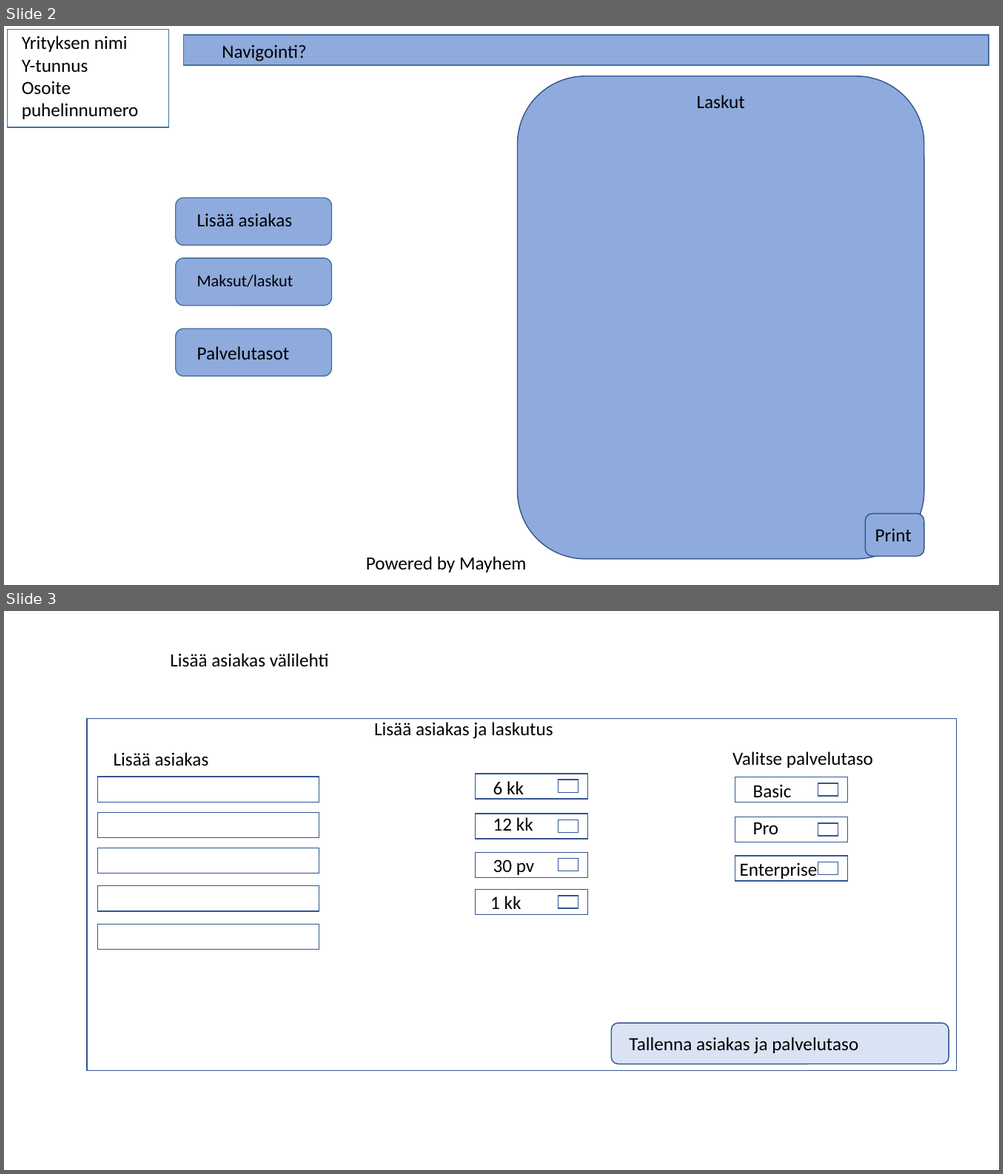
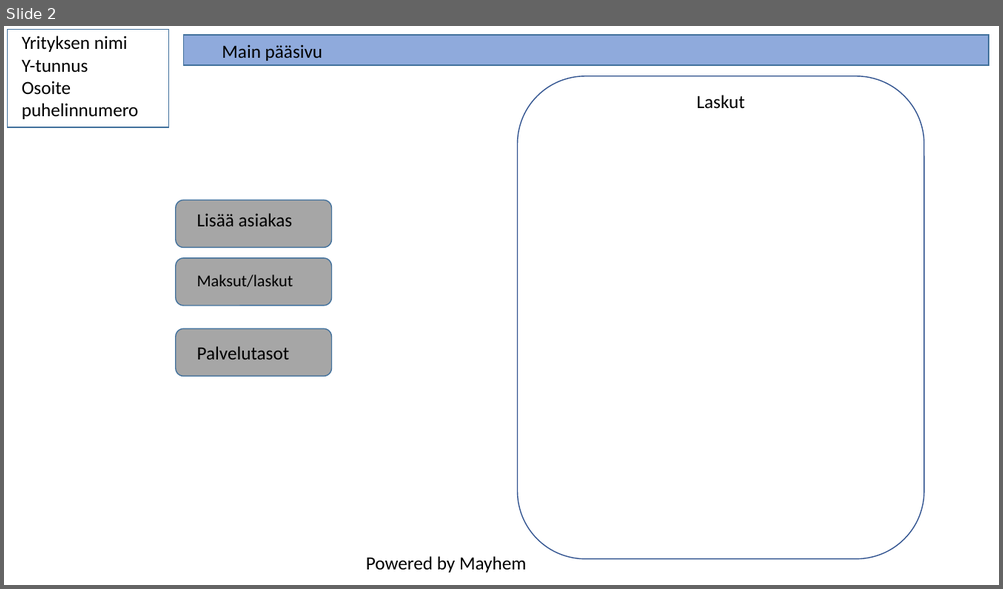
Before and after one commit to lepi313/Ohjelmistokehitysprojekti, a slide deck: Dokumentit/Visuaalinen suunnittelu.pptx. Shown one above the other, each under a label of ours: slides 2 and 3 before the commit, slide 2 after it. The pictures are 1003x1174 and 1003x589 pixels, drawn with LibreOffice and Linux fonts; fonts in the diff are those of the drawing. Boxes give left, top, right and bottom in pixels: in the first picture for what was removed or moved away, otherwise in the second. Text is boxed around its words. In the diff, an @@ line names an element or a change of style, - is before the commit and + after.

```diff
--- a/Dokumentit/Visuaalinen suunnittelu.pptx
+++ b/Dokumentit/Visuaalinen suunnittelu.pptx
@@ slide 3 removed at (x1=4, y1=611, x2=999, y2=1170), background #FFFFFF @@
@@ text removed at (x1=170, y1=653, x2=329, y2=667) @@
-Lisää asiakas välilehti
@@ rectangle removed at (x1=87, y1=718, x2=956, y2=1071) @@
@@ text removed at (x1=374, y1=722, x2=553, y2=739) @@
-Lisää asiakas ja laskutus
@@ text removed at (x1=114, y1=752, x2=209, y2=766) @@
-Lisää asiakas
@@ text removed at (x1=732, y1=752, x2=873, y2=768) @@
-Valitse palvelutaso
@@ rectangle removed at (x1=98, y1=777, x2=318, y2=802) @@
@@ rectangle removed at (x1=475, y1=774, x2=587, y2=799) @@
@@ text removed at (x1=493, y1=781, x2=523, y2=799) @@
-6 kk
@@ rectangle removed at (x1=558, y1=780, x2=578, y2=792) @@
@@ rectangle removed at (x1=734, y1=777, x2=847, y2=803) @@
@@ text removed at (x1=753, y1=784, x2=791, y2=803) @@
-Basic
@@ rectangle removed at (x1=818, y1=783, x2=838, y2=796) @@
@@ rectangle removed at (x1=98, y1=812, x2=318, y2=838) @@
@@ rectangle removed at (x1=475, y1=814, x2=587, y2=840) @@
@@ text removed at (x1=493, y1=817, x2=533, y2=831) @@
-12 kk
@@ rectangle removed at (x1=558, y1=820, x2=578, y2=832) @@
@@ rectangle removed at (x1=734, y1=817, x2=847, y2=843) @@
@@ text removed at (x1=753, y1=822, x2=779, y2=834) @@
-Pro
@@ rectangle removed at (x1=818, y1=823, x2=838, y2=836) @@
@@ rectangle removed at (x1=98, y1=849, x2=318, y2=874) @@
@@ rectangle removed at (x1=475, y1=853, x2=587, y2=878) @@
@@ text removed at (x1=493, y1=860, x2=534, y2=875) @@
-30 pv
@@ rectangle removed at (x1=558, y1=859, x2=578, y2=871) @@
@@ rectangle removed at (x1=734, y1=856, x2=847, y2=881) @@
@@ text removed at (x1=740, y1=863, x2=817, y2=879) @@
-Enterprise
@@ rectangle removed at (x1=818, y1=863, x2=838, y2=875) @@
@@ rectangle removed at (x1=98, y1=886, x2=318, y2=911) @@
@@ rectangle removed at (x1=475, y1=890, x2=587, y2=915) @@
@@ text removed at (x1=490, y1=896, x2=521, y2=909) @@
-1 kk
@@ rectangle removed at (x1=558, y1=896, x2=578, y2=908) @@
@@ rectangle removed at (x1=98, y1=924, x2=318, y2=950) @@
@@ rounded rectangle removed at (x1=612, y1=1024, x2=948, y2=1065) @@
@@ text removed at (x1=629, y1=1037, x2=858, y2=1054) @@
-Tallenna asiakas ja palvelutaso
@@ slide 2 changed as well @@
@@ text at (x1=222, y1=44, x2=323, y2=61): text changed @@
-Navigointi?
+Main pääsivu
@@ rounded rectangle at (x1=518, y1=76, x2=924, y2=560): fill #8FAADC to none @@
@@ fill #8FAADC to #A6A6A6 in 3 elements at (x1=176, y1=258, x2=332, y2=306), (x1=176, y1=329, x2=332, y2=377), (x1=176, y1=200, x2=332, y2=247) @@
@@ rounded rectangle removed at (x1=865, y1=514, x2=924, y2=557) @@
@@ text removed at (x1=875, y1=528, x2=911, y2=542) @@
-Print
```
Also in this commit, not shown: 2 slides added, 4 other files.
